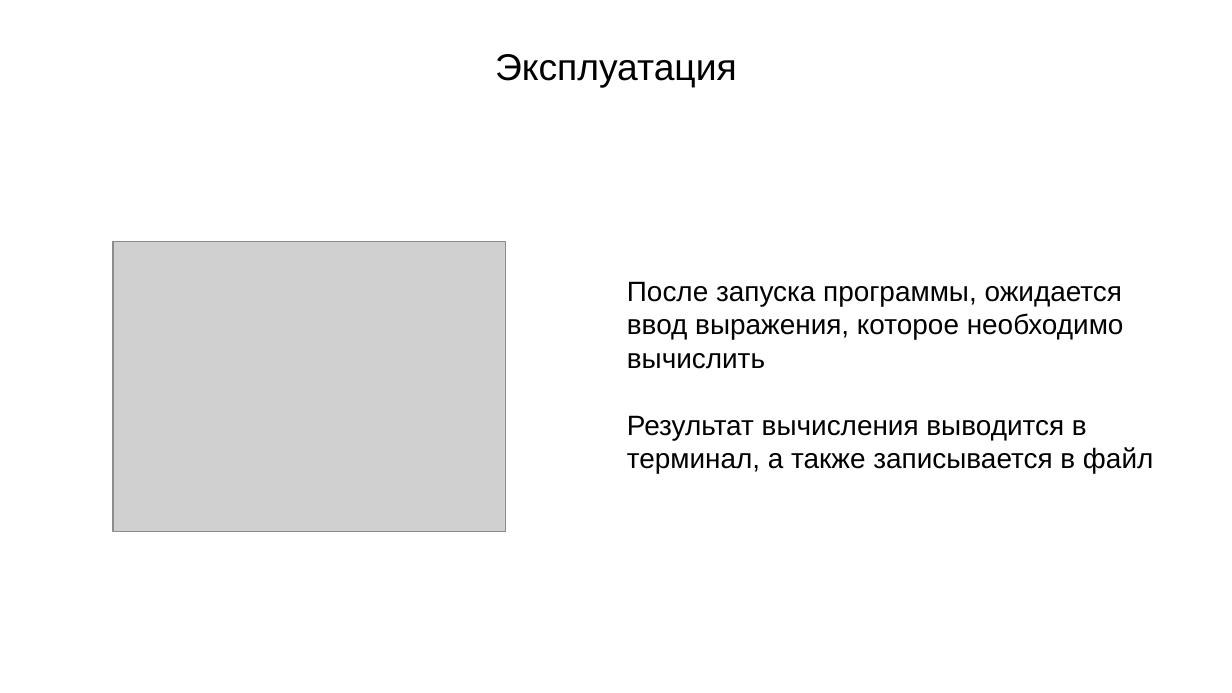
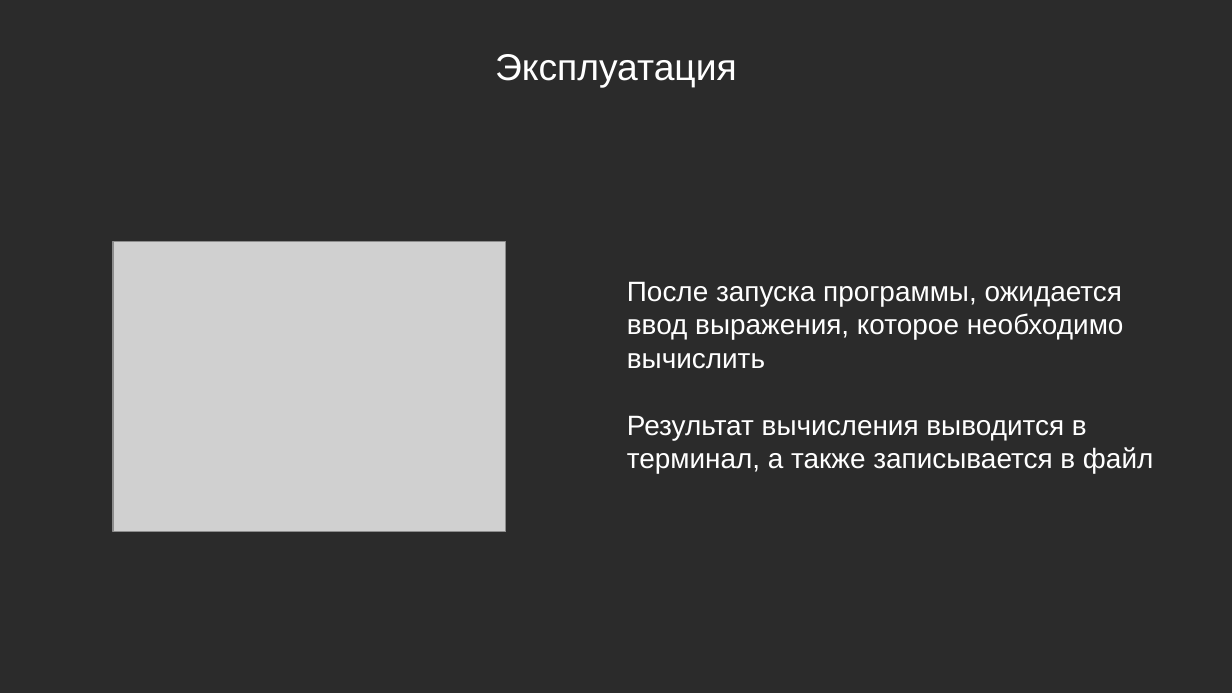
Before and after one commit to hantagu/KT_Calculator, a slide deck: slide 3 of Презентация.odp. Drawn at 1232x693 pixels with LibreOffice and Linux fonts; fonts in the diff are those of the drawing; grey boxes stand for pictures; background and template pictures are left out; a plain dark background stands for a picture behind light text. Boxes give left, top, right and bottom in pixels: in the first picture for what was removed or moved away, otherwise in the second. Text is boxed around its words. In the diff, an @@ line names an element or a change of style, - is before the commit and + after.

```diff
--- a/Презентация.odp
+++ b/Презентация.odp
@@ background #FFFFFF to picture (left out) @@
@@ title "Эксплуатация" at (495,54,737,88): text colour #000000 to #FFFFFF @@
@@ text "После запуска программы, ожидается ввод ..." at (627,281,1153,474): text colour #000000 to #FFFFFF @@
```
Also in this commit, not shown: 4 other slides changed, 3 other files.
